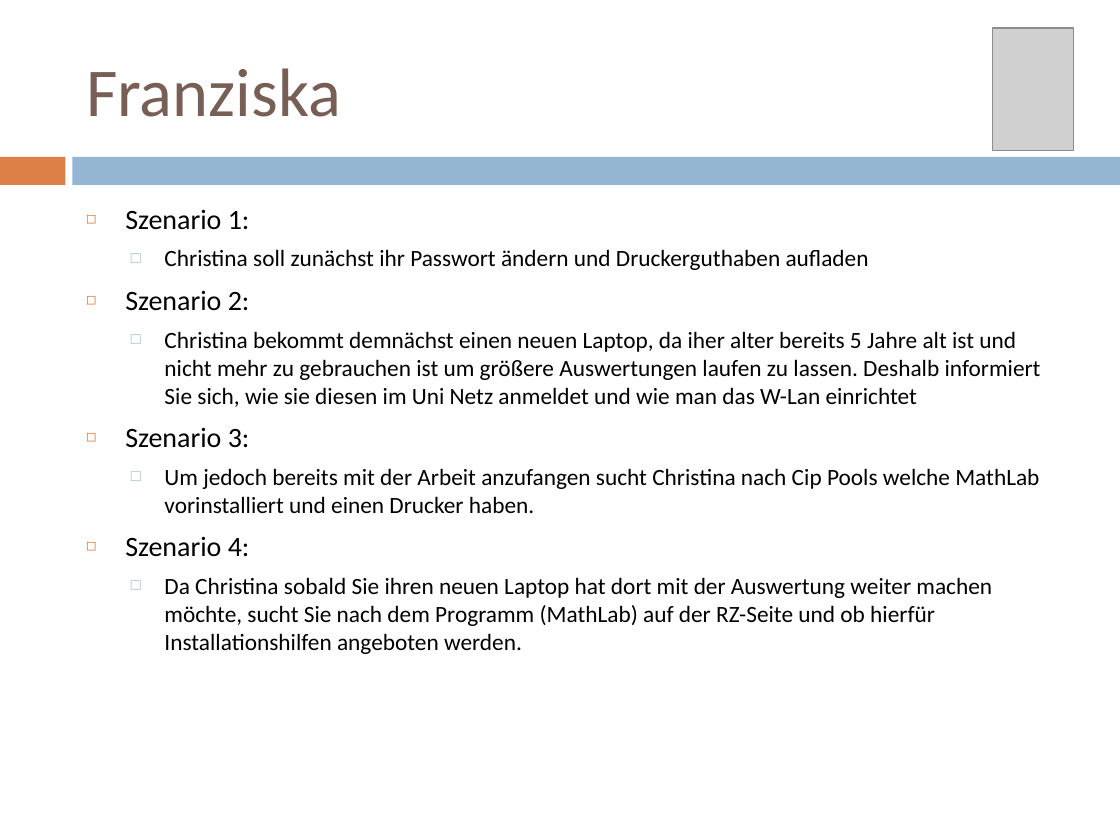
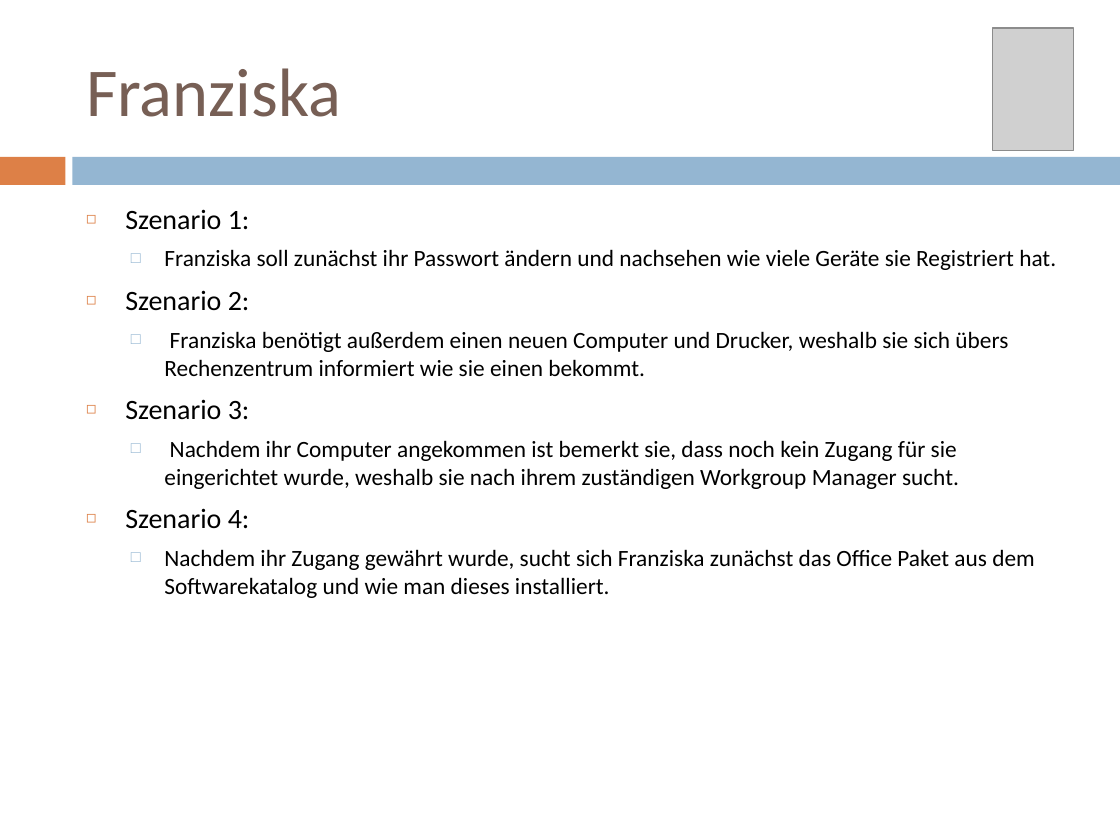
Before and after one commit to pinkdroyd/redesign-ur-rz, a slide deck: slide 17 of Personas und Szenarien/Personas_Redsign_RZ.pptx. Drawn at 1120x840 pixels with LibreOffice and Linux fonts; fonts in the diff are those of the drawing; grey boxes stand for pictures. Boxes give left, top, right and bottom in pixels: in the first picture for what was removed or moved away, otherwise in the second. Text is boxed around its words. In the diff, an @@ line names an element or a change of style, - is before the commit and + after.

```diff
--- a/Personas und Szenarien/Personas_Redsign_RZ.pptx
+++ b/Personas und Szenarien/Personas_Redsign_RZ.pptx
@@ text at <box>125,209,1034,598</box>: text changed @@
-  □ Christina soll zunächst ihr Passwort ändern und Druckerguthaben aufladen
+  □ Franziska soll zunächst ihr Passwort ändern und nachsehen wie viele Geräte sie Registriert hat.
@@ text at <box>164,331,1008,376</box>: text changed @@
-  □ Christina bekommt demnächst einen neuen Laptop, da iher alter bereits 5 Jahre alt ist und nicht mehr zu gebrauchen ist um größere Auswertungen laufen zu lassen. Deshalb informiert Sie sich, wie sie diesen im Uni Netz anmeldet und wie man das W-Lan einrichtet
+  □ Franziska benötigt außerdem einen neuen Computer und Drucker, weshalb sie sich übers Rechenzentrum informiert wie sie einen bekommt.
@@ text at <box>164,440,959,489</box>: text changed @@
-  □ Um jedoch bereits mit der Arbeit anzufangen sucht Christina nach Cip Pools welche MathLab vorinstalliert und einen Drucker haben.
+  □ Nachdem ihr Computer angekommen ist bemerkt sie, dass noch kein Zugang für sie eingerichtet wurde, weshalb sie nach ihrem zuständigen Workgroup Manager sucht.
@@ text at <box>164,549,1034,598</box>: text changed @@
-  □ Da Christina sobald Sie ihren neuen Laptop hat dort mit der Auswertung weiter machen möchte, sucht Sie nach dem Programm (MathLab) auf der RZ-Seite und ob hierfür Installationshilfen angeboten werden.
+  □ Nachdem ihr Zugang gewährt wurde, sucht sich Franziska zunächst das Office Paket aus dem Softwarekatalog und wie man dieses installiert.
```
Also in this commit, not shown: 5 other slides changed, 1 other file.
